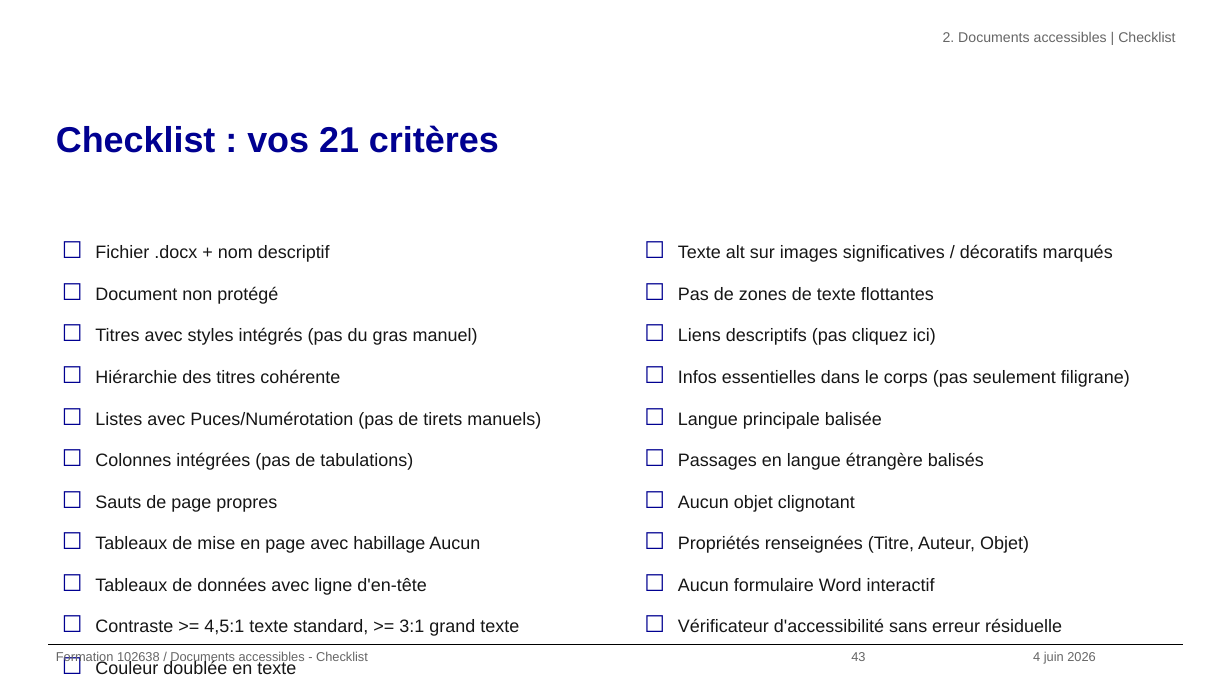
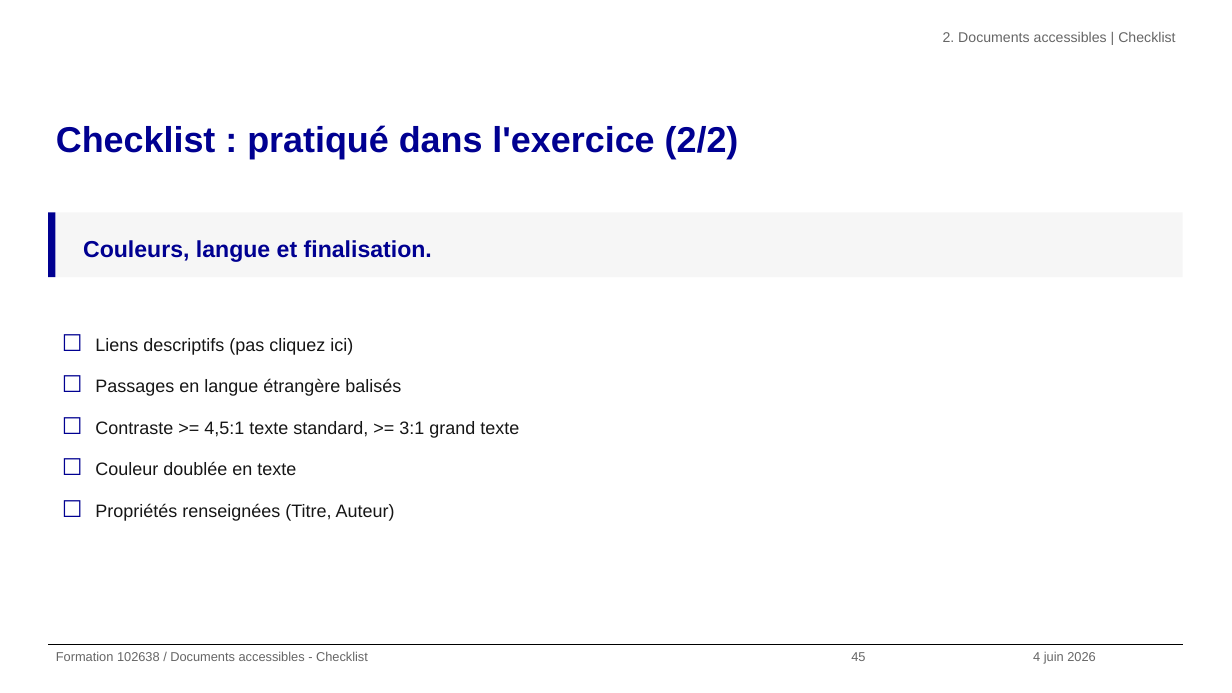
Before and after one commit to alexandra-guiderdoni/usine-fabrication-igpde-102846-ay11, a slide deck: slide 45 of formation-102638-juin-2026.pptx (slide 43 before the commit). Drawn at 1232x693 pixels with LibreOffice and Linux fonts; fonts in the diff are those of the drawing; background and template pictures are left out. Boxes give left, top, right and bottom in pixels: in the first picture for what was removed or moved away, otherwise in the second. Text is boxed around its words. In the diff, an @@ line names an element or a change of style, - is before the commit and + after.

```diff
--- a/formation-102638-juin-2026.pptx
+++ b/formation-102638-juin-2026.pptx
@@ title at (56, 125, 739, 159): text changed @@
-Checklist : vos 21 critères
+Checklist : pratiqué dans l'exercice (2/2)
@@ rectangle added at (48, 213, 55, 277), fill #000091 @@
@@ rectangle added at (55, 213, 1183, 277), fill #F6F6F6 @@
@@ text added at (83, 240, 432, 262), 18 pt, text #000091, bold @@
+Couleurs, langue et finalisation.
@@ text removed at (95, 245, 541, 674) @@
-☐ Fichier .docx + nom descriptif
-☐ Document non protégé
-☐ Titres avec styles intégrés (pas du gras manuel)
-☐ Hiérarchie des titres cohérente
-☐ Listes avec Puces/Numérotation (pas de tirets manuels)
-☐ Colonnes intégrées (pas de tabulations)
-☐ Sauts de page propres
-☐ Tableaux de mise en page avec habillage Aucun
-☐ Tableaux de données avec ligne d'en-tête
-☐ Contraste >= 4,5:1 texte standard, >= 3:1 grand texte
-☐ Couleur doublée en texte
@@ text removed at (678, 244, 1130, 632) @@
-☐ Texte alt sur images significatives / décoratifs marqués
-☐ Pas de zones de texte flottantes
-☐ Liens descriptifs (pas cliquez ici)
-☐ Infos essentielles dans le corps (pas seulement filigrane)
-☐ Langue principale balisée
-☐ Passages en langue étrangère balisés
-☐ Aucun objet clignotant
-☐ Propriétés renseignées (Titre, Auteur, Objet)
-☐ Aucun formulaire Word interactif
-☐ Vérificateur d'accessibilité sans erreur résiduelle
@@ text added at (95, 338, 519, 521), 14 pt, text #161616 @@
+☐ Liens descriptifs (pas cliquez ici)
+☐ Passages en langue étrangère balisés
+☐ Contraste >= 4,5:1 texte standard, >= 3:1 grand texte
+☐ Couleur doublée en texte
+☐ Propriétés renseignées (Titre, Auteur)
@@ text at (851, 652, 865, 661): text changed @@
-43
+45
```
Also in this commit, not shown: 66 other slides changed, 5 slides added, 1 slide removed, 47 other files.
